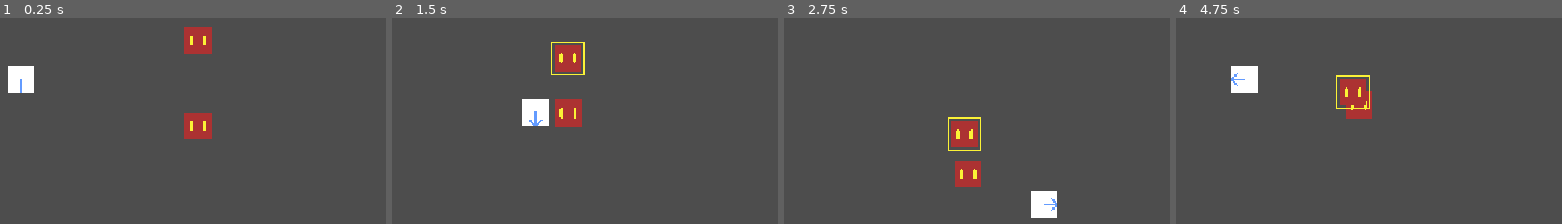
Above: before the commit, frames 1-4 (left to right).
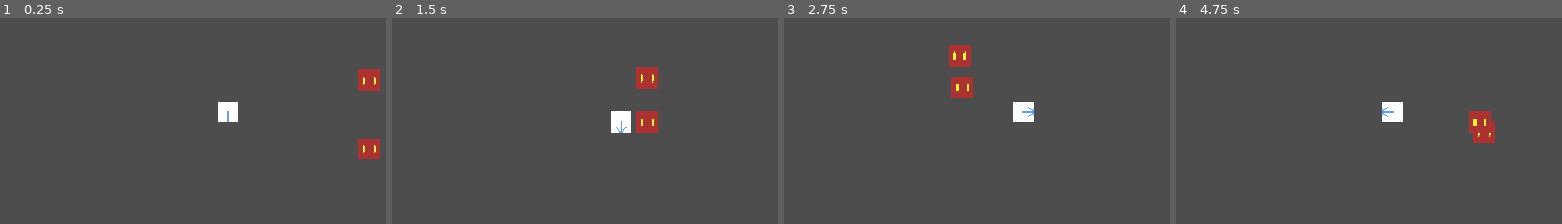
Above: after the commit, the same moments.

Repository: gianculottapascolachiappe-hue/DumbMorogh
Game: Godot game, scene res://main.tscn
Two runs of this game, one before a commit and one after it. Both use one fixed random seed, a clock stepped at 60 frames per second and the inputs below.
Inputs (mouse positions are in pixels of both pictures, inside the frame that each line leads up to):
- Up to frame 1 (0.25 s): no input
- Up to frame 2 (1.5 s): tap Enter at 0.5 s; move the mouse to (588, 127) at 0.52 s; hold D (move_right) 0.53-1.28 s; hold Right mouse button (attack) 0.53-1.28 s; click (588, 127) at 0.67 s; move the mouse to (577, 46) at 1.27 s; hold S (move_down) from 1.28 s (still down); right-click (577, 46) at 1.35 s; click (577, 46) at 1.42 s
- Up to frame 3 (2.75 s): move the mouse to (outside the picture) at 2.02 s; release S (move_down) at 2.03 s; hold D (move_right) from 2.03 s (still down); hold Right mouse button (attack) from 2.03 s (still down)
- Up to frame 4 (4.75 s): move the mouse to (1365, 201) at 2.77 s; release D (move_right) at 2.78 s; release Right mouse button (attack) at 2.78 s; hold W (move_up) 2.78-3.53 s; right-click (1365, 201) at 2.85 s; click (1365, 201) at 2.92 s; move the mouse to (outside the picture) at 3.52 s; hold Right mouse button (attack) 3.53-4.28 s; hold A (move_left) from 3.53 s (still down); move the mouse to (outside the picture) at 4.27 s; right-click (outside the picture) at 4.35 s

The runs differ from the first frame. In frame 1, 4.4% of the frame differs, in the area x 2-99%, y 4-69%; in frame 2, 4.7%, in the area x 33-69%, y 11-56%; in frame 3, 4.5%; in frame 4, 4.0%.

Commit message:
Enemy Leash + Cam
added enmy chase distance, reset to spawn position, evade attacks, reset max heleath + camera anchored to player

Diff:
--- a/scenes/enemies/enemy.tscn
+++ b/scenes/enemies/enemy.tscn
@@ -1,9 +1,13 @@
-[gd_scene load_steps=7 format=3 uid="uid://cre2nlhgaf64q"]
+[gd_scene load_steps=11 format=3 uid="uid://cre2nlhgaf64q"]
 
 [ext_resource type="Script" uid="uid://dbvagm3o15uxj" path="res://scripts/enemies/area_2d.gd" id="1_6xk8f"]
 [ext_resource type="Texture2D" uid="uid://bnjbwfw3omnw8" path="res://assets/sprites/Sprite-0001.png" id="1_8e3ao"]
 [ext_resource type="Script" uid="uid://crjivuhxqdri8" path="res://scripts/enemies/enemy.gd" id="1_38ino"]
 [ext_resource type="Texture2D" uid="uid://c6dtd53pcms66" path="res://assets/sprites/Sprite-0002.png" id="4_fcftc"]
+[ext_resource type="Script" uid="uid://dw6tgjrwl78kc" path="res://scripts/state_machine/ai_state_machine.gd" id="5_nb6gf"]
+[ext_resource type="Script" uid="uid://cspbg8cvv0did" path="res://scripts/state_machine/enemy_idle_state.gd" id="6_jt03m"]
+[ext_resource type="Script" uid="uid://c204l84a4pfsj" path="res://scripts/state_machine/ai_base_state.gd" id="7_jt03m"]
+[ext_resource type="Script" uid="uid://bha2kxcv3ynfl" path="res://scripts/state_machine/enemy_walk_state.gd" id="7_n7575"]
 
 [sub_resource type="RectangleShape2D" id="RectangleShape2D_ykcao"]
 size = Vector2(32, 32)
@@ -34,3 +38,15 @@
 offset_right = 20.0
 offset_bottom = 20.0
 texture = ExtResource("4_fcftc")
+
+[node name="AIStateMachine" type="Node" parent="."]
+script = ExtResource("5_nb6gf")
+
+[node name="EnemyIdleState" type="Node" parent="AIStateMachine"]
+script = ExtResource("6_jt03m")
+
+[node name="EnemyWalkState" type="Node" parent="AIStateMachine"]
+script = ExtResource("7_n7575")
+
+[node name="AIBaseState" type="Node" parent="AIStateMachine"]
+script = ExtResource("7_jt03m")
--- a/scenes/player/player.tscn
+++ b/scenes/player/player.tscn
@@ -2,10 +2,10 @@
 
 [ext_resource type="Script" uid="uid://llt7b6g1ei0q" path="res://scripts/player/player.gd" id="1_sweqy"]
 [ext_resource type="Texture2D" uid="uid://cf3yl5yhjo7y2" path="res://assets/animations/Sprite-0001-Sheet.png" id="2_1jxqw"]
-[ext_resource type="Script" uid="uid://cl6chejj57mv7" path="res://scripts/state_machine/state_machine.gd" id="2_2hs0m"]
-[ext_resource type="Script" uid="uid://duigvnxhsa2n3" path="res://scripts/state_machine/base_state.gd" id="3_1jxqw"]
-[ext_resource type="Script" uid="uid://dce0p8ci5madr" path="res://scripts/state_machine/idle_state.gd" id="4_dw050"]
-[ext_resource type="Script" uid="uid://bcmcxeg4qgbrx" path="res://scripts/state_machine/walk_state.gd" id="5_b26j0"]
+[ext_resource type="Script" uid="uid://cl6chejj57mv7" path="res://scripts/state_machine/player_state_machine.gd" id="2_2hs0m"]
+[ext_resource type="Script" uid="uid://duigvnxhsa2n3" path="res://scripts/state_machine/player_base_state.gd" id="3_1jxqw"]
+[ext_resource type="Script" uid="uid://dce0p8ci5madr" path="res://scripts/state_machine/player_idle_state.gd" id="4_dw050"]
+[ext_resource type="Script" uid="uid://bcmcxeg4qgbrx" path="res://scripts/state_machine/player_walk_state.gd" id="5_b26j0"]
 
 [sub_resource type="RectangleShape2D" id="RectangleShape2D_n7ghd"]
 size = Vector2(32, 32)
@@ -216,14 +216,19 @@
 sprite_frames = SubResource("SpriteFrames_dx0e4")
 animation = &"walk_up_right"
 
-[node name="StateMachine" type="Node" parent="."]
+[node name="PlayerStateMachine" type="Node" parent="."]
 script = ExtResource("2_2hs0m")
 
-[node name="BaseState" type="Node" parent="StateMachine"]
+[node name="PlayerBaseState" type="Node" parent="PlayerStateMachine"]
 script = ExtResource("3_1jxqw")
 
-[node name="IdleState" type="Node" parent="StateMachine"]
+[node name="PlayerIdleState" type="Node" parent="PlayerStateMachine"]
 script = ExtResource("4_dw050")
 
-[node name="WalkState" type="Node" parent="StateMachine"]
+[node name="PlayerWalkState" type="Node" parent="PlayerStateMachine"]
 script = ExtResource("5_b26j0")
+
+[node name="Camera2D" type="Camera2D" parent="."]
+zoom = Vector2(0.8, 0.8)
+position_smoothing_enabled = true
+position_smoothing_speed = 10.0
--- a/scripts/enemies/enemy.gd
+++ b/scripts/enemies/enemy.gd
@@ -2,53 +2,55 @@
 
 @onready var target_indicator: TextureRect = $TextureRect
 
-# =========================================================
 # STATS
-# =========================================================
 @export var max_health: int = 30
 @export var move_speed: float = 80.0
+var current_health: int
 var is_dead: bool = false
-var current_health: int
-
-# =========================================================
+
 # COMBAT
-# =========================================================
 @export var attack_damage: int = 3
 @export var attack_speed: float = 1.5
 @export var attack_range: float = 40.0
 @export var aggro_range: float = 120.0
+@export var leash_distance: float = 200.0
 
 var target: Node = null
 var attack_timer: float = 0.0
 var in_combat: bool = false
 
-# =========================================================
+# RETURN SYSTEM
+var spawn_position: Vector2
+var is_returning: bool = false
+
 # INIT
-# =========================================================
 func _ready() -> void:
 	current_health = max_health
+	spawn_position = global_position
 	target = get_tree().get_first_node_in_group("player")
 
-# =========================================================
+	if target_indicator:
+		target_indicator.visible = false
+
 # MAIN LOOP
-# =========================================================
 func _physics_process(delta: float) -> void:
 	if is_dead:
 		return
+
 	update_aggro()
 
-	if in_combat:
+	if is_returning:
+		handle_return()
+	elif in_combat:
 		handle_combat(delta)
 	else:
 		velocity = Vector2.ZERO
 
 	move_and_slide()
 
-# =========================================================
 # AGGRO
-# =========================================================
 func update_aggro() -> void:
-	if is_dead or in_combat:
+	if is_dead or in_combat or is_returning:
 		return
 
 	if target == null or not is_instance_valid(target):
@@ -61,14 +63,13 @@
 	if dist <= aggro_range:
 		enter_combat()
 
-# =========================================================
 # COMBAT STATE
-# =========================================================
 func enter_combat() -> void:
 	if in_combat:
 		return
 
 	in_combat = true
+	is_returning = false
 	attack_timer = 0.0
 
 	print(name, "entered combat")
@@ -82,10 +83,14 @@
 
 	print(name, "exited combat")
 
-# =========================================================
 # COMBAT LOOP
-# =========================================================
 func handle_combat(delta: float) -> void:
+	var dist_from_spawn := global_position.distance_to(spawn_position)
+
+	if dist_from_spawn > leash_distance:
+		start_return()
+		return
+
 	if target == null or not is_instance_valid(target):
 		exit_combat()
 		return
@@ -93,9 +98,7 @@
 	handle_chase()
 	handle_attack(delta)
 
-# =========================================================
 # CHASE
-# =========================================================
 func handle_chase() -> void:
 	var dist := global_position.distance_to(target.global_position)
 
@@ -106,16 +109,43 @@
 	var dir: Vector2 = (target.global_position - global_position).normalized()
 	velocity = dir * move_speed
 
-# =========================================================
+# RETURN SYSTEM
+func start_return() -> void:
+	if is_returning:
+		return
+
+	is_returning = true
+	in_combat = false
+	attack_timer = 0.0
+
+	print(name, "is evading attacks")
+	print(name, "is returning to spawn")
+
+func handle_return() -> void:
+	var dist := global_position.distance_to(spawn_position)
+
+	if dist < 10.0:
+		global_position = spawn_position
+		finish_return()
+		return
+
+	var dir: Vector2 = (spawn_position - global_position).normalized()
+	velocity = dir * move_speed
+
+func finish_return() -> void:
+	is_returning = false
+	velocity = Vector2.ZERO
+	current_health = max_health
+
+	print(name, "returned to spawn")
+
 # ATTACK
-# =========================================================
 func handle_attack(delta: float) -> void:
 	if target == null or not is_instance_valid(target):
 		return
 
 	var dist := global_position.distance_to(target.global_position)
 
-	# 🚨 HARD CHECK BEFORE TIMER
 	if dist > attack_range:
 		return
 
@@ -137,10 +167,12 @@
 	if target.has_method("take_damage"):
 		target.take_damage(attack_damage)
 
-# =========================================================
 # DAMAGE
-# =========================================================
 func take_damage(amount: int) -> void:
+	if is_returning:
+		print(name, "is evading (no damage)")
+		return
+
 	if current_health <= 0:
 		return
 
@@ -168,8 +200,7 @@
 
 	queue_free()
 
-
-# placeholder of target indicator
+# TARGET VISUAL
 func set_targeted(value: bool) -> void:
 	if target_indicator:
 		target_indicator.visible = value
--- a/scripts/player/player.gd
+++ b/scripts/player/player.gd
@@ -38,20 +38,20 @@
 # NODES
 # =========================================================
 @onready var sprite: AnimatedSprite2D = $AnimatedSprite2D
-@onready var state_machine: Node = $StateMachine
+@onready var player_state_machine: Node = $PlayerStateMachine
 
 # =========================================================
 # INIT
 # =========================================================
 func _ready() -> void:
 	current_health = max_health
-	state_machine.init(self)
+	player_state_machine.init(self)
 
 # =========================================================
 # MAIN LOOP
 # =========================================================
 func _physics_process(delta: float) -> void:
-	state_machine.update(delta)
+	player_state_machine.update(delta)
 	move_and_slide()
 
 	if is_attacking:
--- a/scripts/state_machine/base_state.gd
+++ b/scripts/state_machine/ai_base_state.gd
@@ -1,8 +1,8 @@
 extends Node
-class_name BaseState
+class_name AIBaseState
 
-var player: CharacterBody2D
-var state_machine: Node
+var enemy: CharacterBody2D
+var ai_state_machine: Node
 
 
 func enter() -> void:
--- /dev/null
+++ b/scripts/state_machine/ai_state_machine.gd
@@ -0,0 +1,43 @@
+extends Node
+class_name AIStateMachine
+
+var current_state: PlayerBaseState
+var actor: CharacterBody2D
+
+var player_idle_state: PlayerBaseState
+var player_walk_state: PlayerBaseState
+
+
+func init(entity: CharacterBody2D) -> void:
+	actor = entity
+
+	# assign states + cache references
+	for child in get_children():
+		if child is PlayerBaseState:
+			child.actor = actor
+			child.state_machine = self
+
+			if child.name == "EnemyIdleState":
+				player_idle_state = child
+			elif child.name == "EnemyWalkState":
+				player_walk_state = child
+
+	# safety check
+	current_state = player_idle_state if player_idle_state != null else get_child(0)
+	current_state.enter()
+
+
+func update(delta: float) -> void:
+	if current_state:
+		current_state.update(delta)
+
+
+func change_state(new_state: PlayerBaseState) -> void:
+	if new_state == current_state:
+		return
+
+	if current_state:
+		current_state.exit()
+
+	current_state = new_state
+	current_state.enter()
--- /dev/null
+++ b/scripts/state_machine/enemy_idle_state.gd
@@ -0,0 +1,17 @@
+extends AIBaseState
+
+
+func enter() -> void:
+	enemy.velocity = Vector2.ZERO
+	enemy.play_animation("idle", Vector2.DOWN)
+
+
+func update(delta: float) -> void:
+	var target = TargetManager.get_target()
+	if target == null:
+		return
+
+	var dist := enemy.global_position.distance_to(target.global_position)
+
+	if dist <= enemy.aggro_range:
+		ai_state_machine.change_state(ai_state_machine.player_walk_state)
--- /dev/null
+++ b/scripts/state_machine/enemy_walk_state.gd
@@ -0,0 +1,25 @@
+extends AIBaseState
+
+
+func enter() -> void:
+	pass
+
+
+func update(delta: float) -> void:
+	var target = TargetManager.get_target()
+
+	if target == null:
+		ai_state_machine.change_state(ai_state_machine.player_idle_state)
+		return
+
+	var dist := enemy.global_position.distance_to(target.global_position)
+
+	# leash back to idle if target too far
+	if dist > enemy.aggro_range * 1.5:
+		ai_state_machine.change_state(ai_state_machine.player_idle_state)
+		return
+
+	var dir: Vector2 = (target.global_position - enemy.global_position).normalized()
+
+	enemy.apply_movement(dir)
+	enemy.play_animation("walk", dir)
--- /dev/null
+++ b/scripts/state_machine/player_base_state.gd
@@ -0,0 +1,17 @@
+extends Node
+class_name PlayerBaseState
+
+var player: CharacterBody2D
+var player_state_machine: Node
+
+
+func enter() -> void:
+	pass
+
+
+func exit() -> void:
+	pass
+
+
+func update(delta: float) -> void:
+	pass
--- a/scripts/state_machine/idle_state.gd
+++ b/scripts/state_machine/player_idle_state.gd
@@ -1,4 +1,4 @@
-extends BaseState
+extends PlayerBaseState
 
 
 # =========================================================
@@ -21,4 +21,4 @@
 	)
 
 	if input_dir != Vector2.ZERO:
-		state_machine.change_state(state_machine.walk_state)
+		player_state_machine.change_state(player_state_machine.player_walk_state)
--- a/scripts/state_machine/state_machine.gd
+++ b/scripts/state_machine/player_state_machine.gd
@@ -1,23 +1,23 @@
 extends Node
 
-var current_state: BaseState
+var current_state: PlayerBaseState
 var player: CharacterBody2D
 
-var idle_state: BaseState
-var walk_state: BaseState
+var player_idle_state: PlayerBaseState
+var player_walk_state: PlayerBaseState
 
 
 func init(p: CharacterBody2D) -> void:
 	player = p
 
-	idle_state = $IdleState
-	walk_state = $WalkState
+	player_idle_state = $PlayerIdleState
+	player_walk_state = $PlayerWalkState
 
-	for s in [idle_state, walk_state]:
+	for s in [player_idle_state, player_walk_state]:
 		s.player = player
-		s.state_machine = self
+		s.player_state_machine = self
 
-	current_state = idle_state
+	current_state = player_idle_state
 	current_state.enter()
 
 
@@ -26,7 +26,7 @@
 		current_state.update(delta)
 
 
-func change_state(new_state: BaseState) -> void:
+func change_state(new_state: PlayerBaseState) -> void:
 	if new_state == current_state:
 		return
 
--- a/scripts/state_machine/walk_state.gd
+++ b/scripts/state_machine/player_walk_state.gd
@@ -1,4 +1,4 @@
-extends BaseState
+extends PlayerBaseState
 
 
 # =========================================================
@@ -21,7 +21,7 @@
 
 	# Switch to idle if no input
 	if input_dir == Vector2.ZERO:
-		state_machine.change_state(state_machine.idle_state)
+		player_state_machine.change_state(player_state_machine.player_idle_state)
 		return
 
 	# Delegate ALL movement + animation to Player
Not shown, added: scripts/state_machine/ai_base_state.gd.uid
Not shown, added: scripts/state_machine/ai_state_machine.gd.uid
Not shown, added: scripts/state_machine/enemy_idle_state.gd.uid
Not shown, added: scripts/state_machine/enemy_walk_state.gd.uid
Renamed: scripts/state_machine/base_state.gd.uid -> scripts/state_machine/player_base_state.gd.uid
Renamed: scripts/state_machine/idle_state.gd.uid -> scripts/state_machine/player_idle_state.gd.uid
Renamed: scripts/state_machine/state_machine.gd.uid -> scripts/state_machine/player_state_machine.gd.uid
Renamed: scripts/state_machine/walk_state.gd.uid -> scripts/state_machine/player_walk_state.gd.uid
